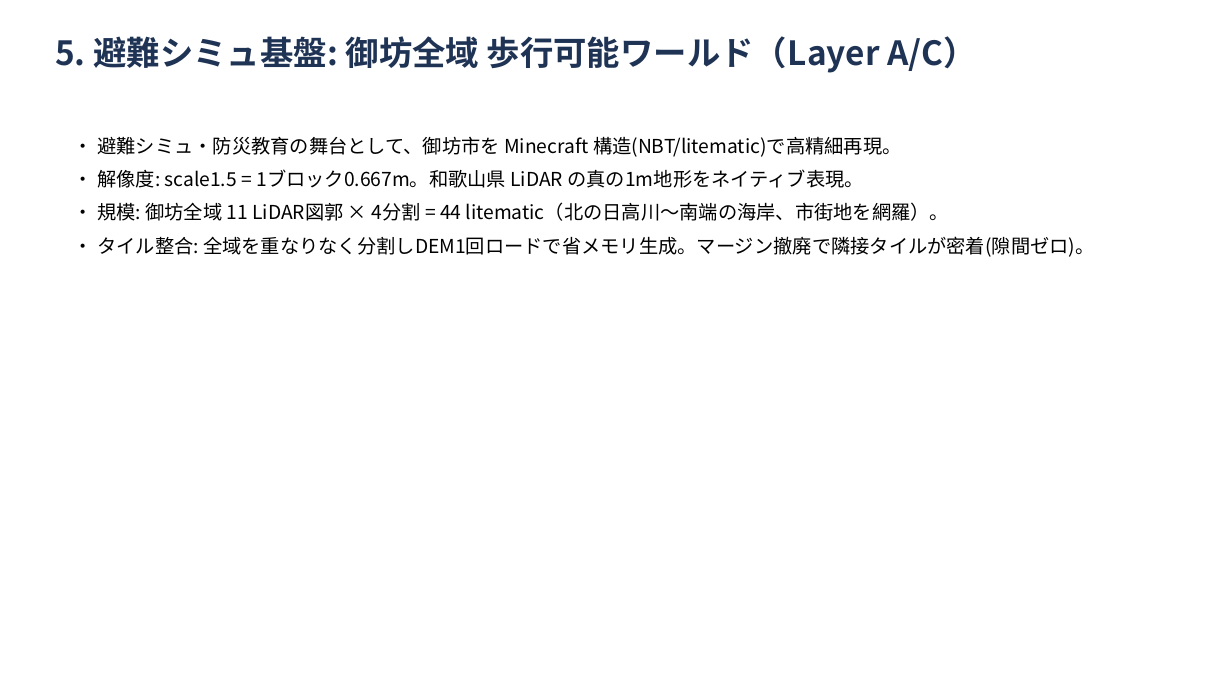
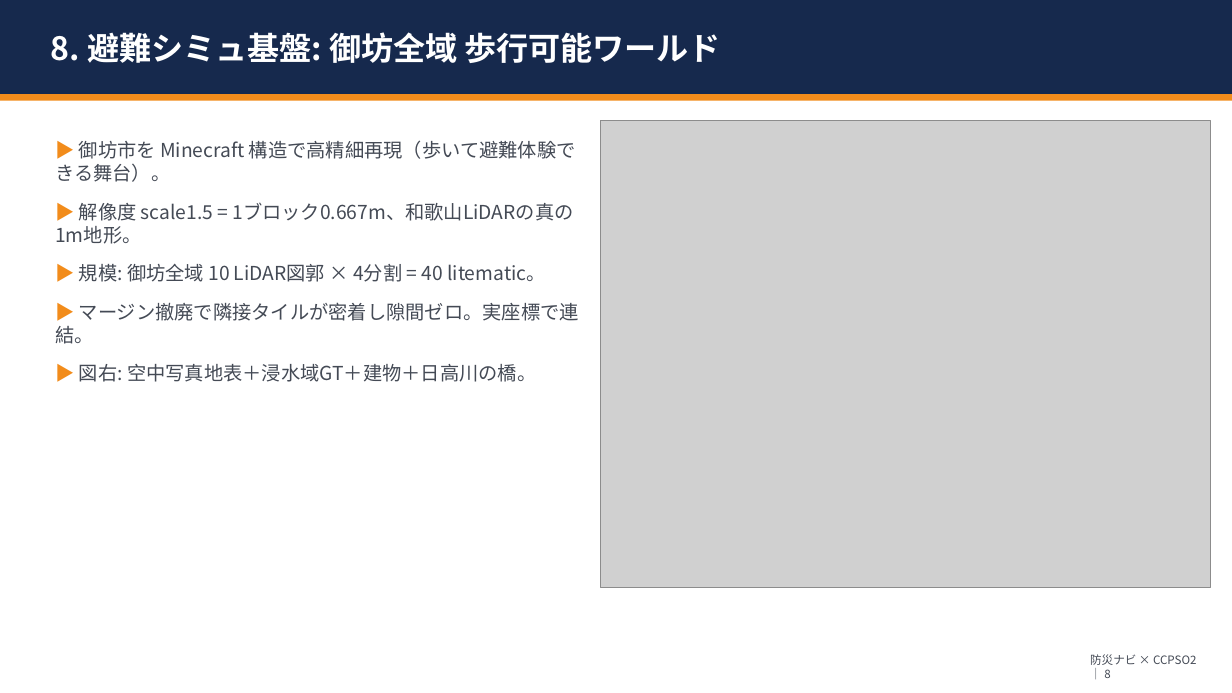
Before and after one commit to ntaku256/flood_pso, a slide deck: slide 9 of docs/特別研究_進捗整理_202606.pptx (slide 6 before the commit). Drawn at 1232x693 pixels with LibreOffice and Linux fonts; fonts in the diff are those of the drawing; grey boxes stand for pictures. Boxes give left, top, right and bottom in pixels: in the first picture for what was removed or moved away, otherwise in the second. Text is boxed around its words. In the diff, an @@ line names an element or a change of style, - is before the commit and + after.

```diff
--- a/docs/特別研究_進捗整理_202606.pptx
+++ b/docs/特別研究_進捗整理_202606.pptx
@@ rectangle added at box(0, 0, 1232, 94), fill #16294D @@
@@ text "8. 避難シミュ基盤: 御坊全域 歩行可能ワールド" at box(51, 32, 721, 63): vertical alignment top to middle @@
@@ text at box(51, 32, 721, 63): text changed; size 26 to 25 pt; text colour #1F3355 to #FFFFFF @@
-5. 避難シミュ基盤: 御坊全域 歩行可能ワールド（Layer A/C）
+8. 避難シミュ基盤: 御坊全域 歩行可能ワールド
@@ rectangle added at box(0, 94, 1232, 101), fill #F28C1B @@
@@ text at box(55, 140, 579, 382): text changed; text colour #000000 to #444A55 @@
-• 避難シミュ・防災教育の舞台として、御坊市を Minecraft 構造(NBT/litematic)で高精細再現。
-• 解像度: scale1.5 = 1ブロック0.667m。和歌山県 LiDAR の真の1m地形をネイティブ表現。
-• 規模: 御坊全域 11 LiDAR図郭 × 4分割 = 44 litematic（北の日高川～南端の海岸、市街地を網羅）。
-• タイル整合: 全域を重なりなく分割しDEM1回ロードで省メモリ生成。マージン撤廃で隣接タイルが密着(隙間ゼロ)。
+▶ 御坊市を Minecraft 構造で高精細再現（歩いて避難体験できる舞台）。
+▶ 解像度 scale1.5 = 1ブロック0.667m、和歌山LiDARの真の1m地形。
+▶ 規模: 御坊全域 10 LiDAR図郭 × 4分割 = 40 litematic。
+▶ マージン撤廃で隣接タイルが密着し隙間ゼロ。実座標で連結。
+▶ 図右: 空中写真地表＋浸水域GT＋建物＋日高川の橋。
@@ picture added at box(601, 120, 1211, 588) @@
@@ text added at box(1090, 654, 1196, 678), 9 pt, text #444A55 @@
+防災ナビ × CCPSO2 ｜ 8
```
Also in this commit, not shown: 8 other slides changed, 5 slides added, 1 slide removed, 2 other files.
